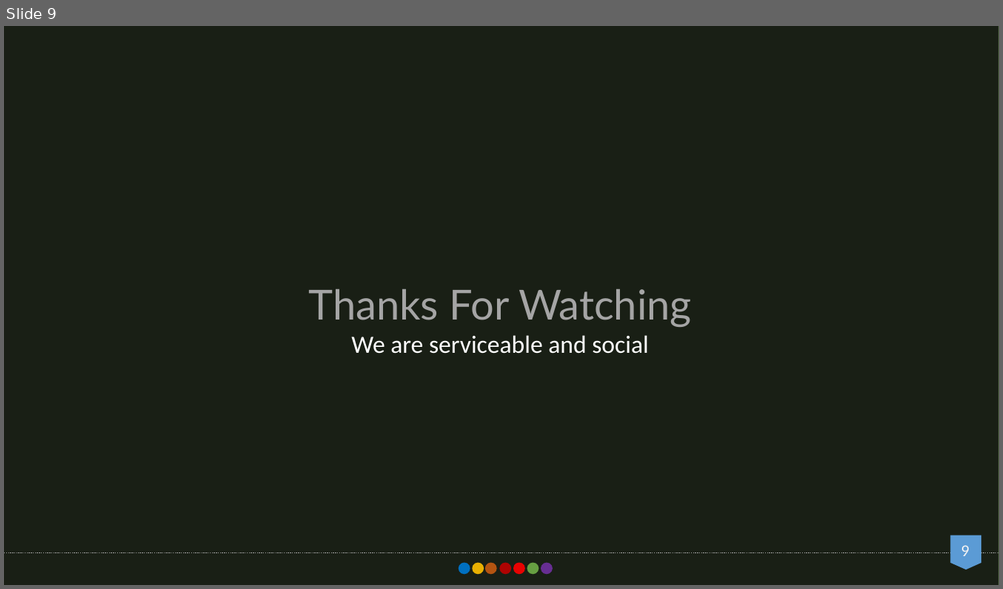
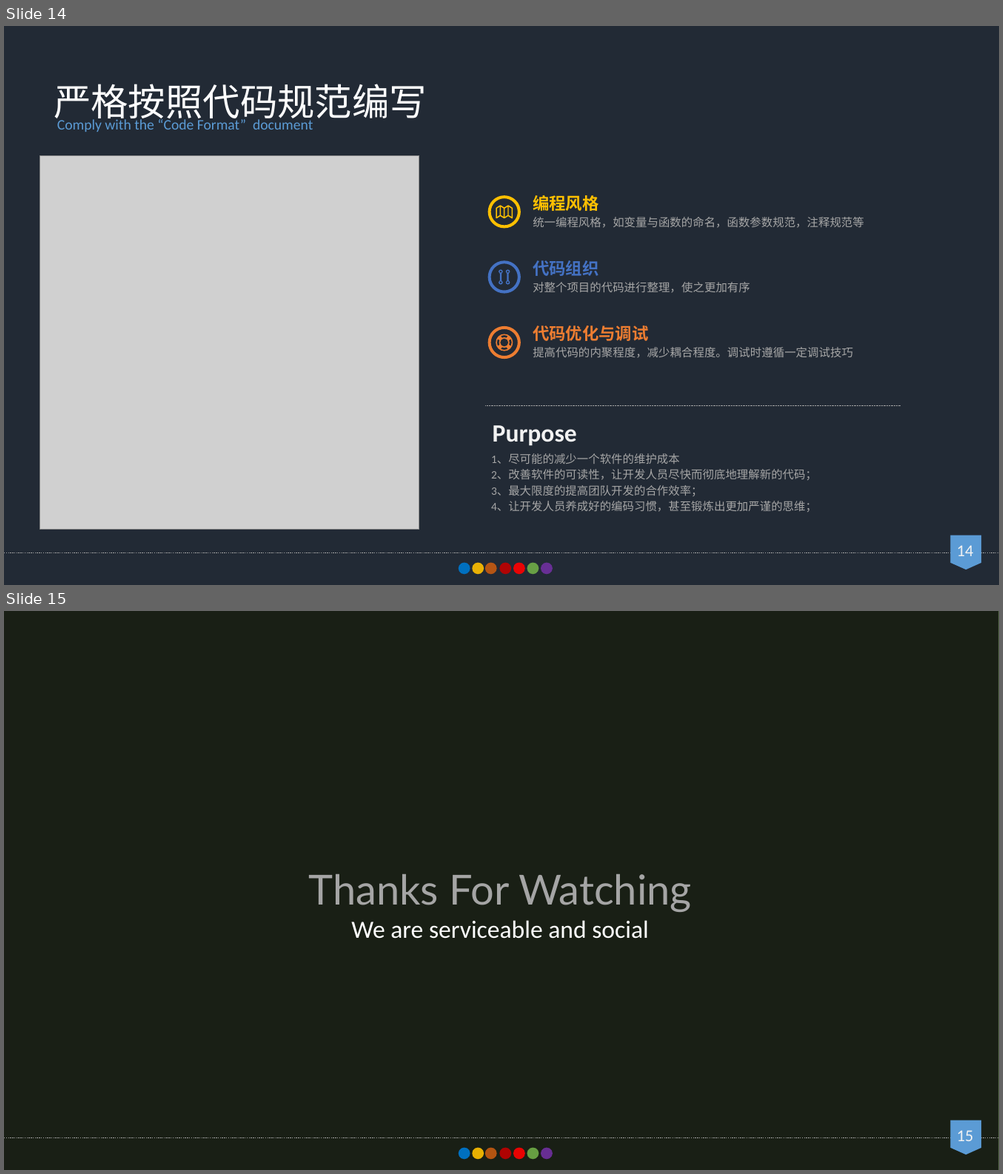
Before and after one commit to EndlessLethe/2017SITP, a slide deck: doc/3.6校园互借平台介绍.pptx. Shown one above the other, each under a label of ours: slide 9 before the commit, slides 14 and 15 after it. The pictures are 1003x589 and 1003x1174 pixels, drawn with LibreOffice and Linux fonts; fonts in the diff are those of the drawing; grey boxes stand for pictures. Boxes give left, top, right and bottom in pixels: in the first picture for what was removed or moved away, otherwise in the second. Text is boxed around its words. In the diff, an @@ line names an element or a change of style, - is before the commit and + after.

```diff
--- a/doc/3.6校园互借平台介绍.pptx
+++ b/doc/3.6校园互借平台介绍.pptx
@@ slide 14 added at [4,26,999,585], background #222A35 @@
@@ text added at [54,84,427,125], 36 pt, text #FFFFFF @@
+严格按照代码规范编写
@@ text added at [57,117,313,132], 14 pt, text #5B9BD5 @@
+Comply with the “Code Format” document
@@ picture added at [40,156,419,531] @@
@@ freeform shape added at [488,195,521,228], fill #FFC000 @@
@@ text added at [532,195,864,228], 11 pt, text #A6A6A6 @@
+编程风格
+统一编程风格，如变量与函数的命名，函数参数规范，注释规范等
@@ freeform shape added at [495,205,513,218], fill #FFC000 @@
@@ freeform shape added at [488,261,521,294], fill #4472C4 @@
@@ text added at [532,261,750,292], 11 pt, text #A6A6A6 @@
+代码组织
+对整个项目的代码进行整理，使之更加有序
@@ freeform shape added at [498,270,510,285], fill #4472C4 @@
@@ freeform shape added at [488,326,521,360], fill #ED7D31 @@
@@ freeform shape added at [495,334,513,352], fill #ED7D31 @@
@@ text added at [532,326,853,358], 11 pt, text #A6A6A6 @@
+代码优化与调试
+提高代码的内聚程度，减少耦合程度。调试时遵循一定调试技巧
@@ line added from (901, 406) to (485, 406), #A6A6A6 0.5 pt dashed @@
@@ text added at [492,426,577,446], 24 pt, text #F2F2F2, bold @@
+Purpose
@@ text added at [491,454,817,512], 11 pt, text #A6A6A6 @@
+1、尽可能的减少一个软件的维护成本
+2、改善软件的可读性，让开发人员尽快而彻底地理解新的代码；
+3、最大限度的提高团队开发的合作效率；
+4、让开发人员养成好的编码习惯，甚至锻炼出更加严谨的思维；
@@ flow chart offpage connector added at [950,536,981,570], fill #5B9BD5 @@
@@ line added from (4, 554) to (999, 554), #A6A6A6 1 pt dashed @@
@@ page number added at [956,545,973,557], 16 pt, text #F2F2F2 @@
+14
@@ group added at [458,563,552,575]: 7 ellipses @@
@@ what was slide 9 is now slide 15 @@
@@ page number at [956,1130,973,1142]: text changed @@
-9
+15
```
Also in this commit, not shown: 1 slide changed, 5 other slides added, 1 other file.
